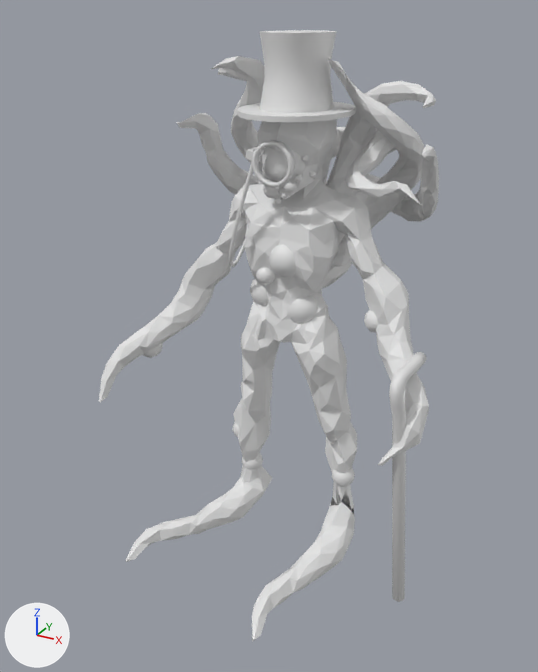
Renders of the FBX model laughamon/Assets/Raw Art Imports/Characters/TentacleDudeAnimations/T-Pose.fbx from each side of a commit.
Both versions are drawn from a 50 mm lens placed at (0.0159, -0.0306, 0.0271), pointed at (-0.0005, -0.0007, 0.0122). Lighting does not change. The marker at lower left points along +X, +Y and +Z. Where no turn or scale is listed for an object, it has been applied to the vertices.

The older version as bpy lines, for what is in view:
```python
me_canemesh = bpy.data.meshes.new('canemesh')
me_canemesh.from_pydata(...)  # 132 vertices, 122 faces; spans x 0.00677..0.00815, y -0.00359..-0.00015, z 0.00065..0.01286
me_eyesmesh = bpy.data.meshes.new('eyesmesh')
me_eyesmesh.from_pydata(...)  # 1092 vertices, 2080 faces; spans x -0.0083..0.0053, y -0.0019..0.002, z 0.0023..0.0219
me_monoclemesh = bpy.data.meshes.new('monoclemesh')
me_monoclemesh.from_pydata(...)  # 300 vertices, 286 faces; spans x -0.00301..0.00097, y -0.00142..0.00181, z 0.01524..0.02207
me_tentaclemonmesh = bpy.data.meshes.new('tentaclemonmesh')
me_tentaclemonmesh.from_pydata(...)  # 1892 vertices, 3777 faces; spans x -0.0093..0.0082, y -0.008..0.0074, z -0.0002..0.0252
me_tophatmesh = bpy.data.meshes.new('tophatmesh')
me_tophatmesh.from_pydata(...)  # 320 vertices, 290 faces; spans x -0.00266..0.00251, y -0.00197..0.00435, z 0.02273..0.02621
ob_cane = bpy.data.objects.new('cane', me_canemesh)
ob_cane.location = (0.0, 0.0, 0.0)
ob_eyes = bpy.data.objects.new('eyes', me_eyesmesh)
ob_eyes.location = (0.0, 0.0, 0.0)
ob_monocle = bpy.data.objects.new('monocle', me_monoclemesh)
ob_monocle.location = (0.0, 0.0, 0.0)
ob_tentaclemon = bpy.data.objects.new('tentaclemon', me_tentaclemonmesh)
ob_tentaclemon.location = (0.0, 0.0, 0.0)
ob_tophat = bpy.data.objects.new('tophat', me_tophatmesh)
ob_tophat.location = (0.0, 0.0, 0.0)
```
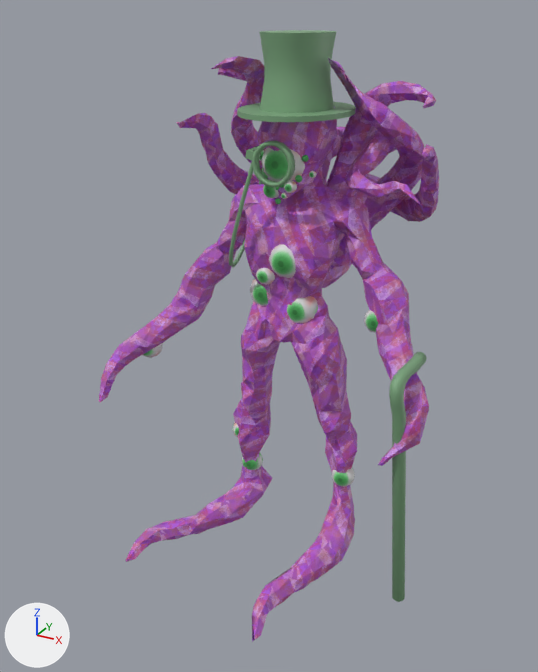
The change in detail:
Picture 'eye.png' (img_eye_png) is new.
Picture 'octo.png' (img_octo_png) is new.
Material 'Eyes' (mat_eyes) is new.
Its texture is img_eye_png.
Material 'black' (mat_black) is new.
Its base color is (0.202, 0.384, 0.21) (green #7ca77e).
Material 'octobody' (mat_octobody) is new.
Its texture is img_octo_png.
me_monoclemesh has 300 vertices, 286 faces and spans x -0.00301..0.00097, y -0.00142..0.00181, z 0.01524..0.02207.
me_monoclemesh now uses material mat_black (green #7ca77e).
me_eyesmesh has 1092 vertices, 2080 faces and spans x -0.0083..0.0053, y -0.0019..0.002, z 0.0023..0.0219.
me_eyesmesh now uses material mat_eyes (picture img_eye_png).
me_tophatmesh has 320 vertices, 290 faces and spans x -0.00266..0.00251, y -0.00197..0.00435, z 0.02273..0.02621.
me_tophatmesh now uses material mat_black (green #7ca77e).
me_canemesh has 132 vertices, 122 faces and spans x 0.00677..0.00815, y -0.00359..-0.00015, z 0.00065..0.01286.
me_canemesh now uses material mat_black (green #7ca77e).
me_tentaclemonmesh has 1892 vertices, 3777 faces and spans x -0.0093..0.0082, y -0.008..0.0074, z -0.0002..0.0252.
me_tentaclemonmesh is used by ob_tentaclemon; location (0.0, 0.0, 0.0).
Part 1, on me_tentaclemonmesh:
146 faces are deleted.
146 new faces join them.
me_tentaclemonmesh part 2: 3777 faces spanning x -0.0093..0.0082, y -0.008..0.0074, z -0.0002..0.0252 switch from no material to mat_octobody (picture img_octo_png).

Pixel boxes (x1, y1, x2, y2) of what changed, in the pictures (538 x 672 px; the box of a moved part takes in the faces that stretch with it):
'tophat', recoloured (grey to green): (237, 30, 356, 122) in both
'eyes', recoloured: (143, 147, 378, 487) in both
'cane', recoloured (grey to green): (389, 352, 427, 602) in both
'monocle', recoloured (grey to green): (229, 141, 295, 267) in both
part 1 of me_tentaclemonmesh, moved or reshaped: (252, 500, 355, 641) in both
part 2 of me_tentaclemonmesh, recoloured: (99, 56, 439, 642) in both
